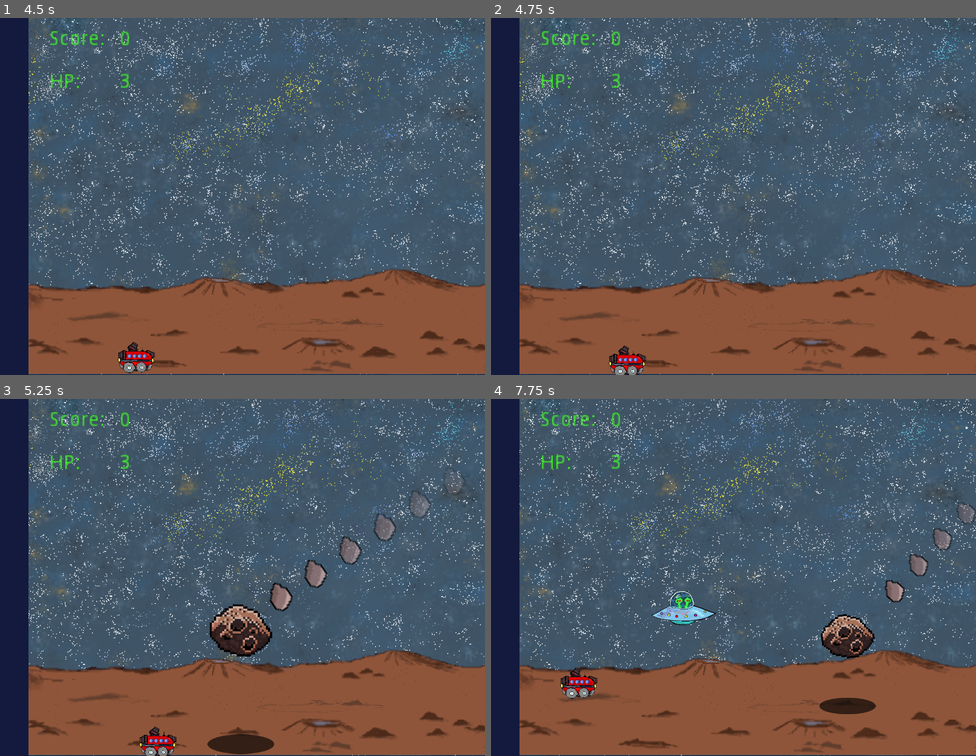
Above: before the commit, frames 1-4 (two rows, left to right).
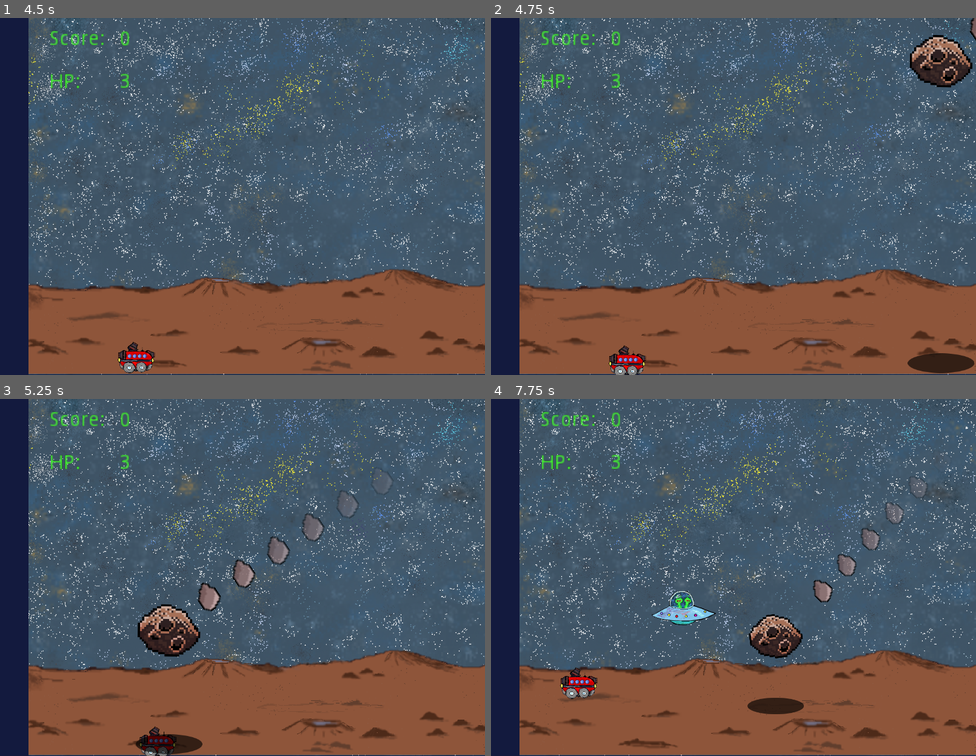
Above: after the commit, the same moments.

Repository: 13hnguyen/EchoWorld
Game: Godot game, scene res://Menus/MainMenu.tscn
Two runs of this game, one before a commit and one after it. Both use one fixed random seed, a clock stepped at 60 frames per second and the inputs below.
Inputs (mouse positions are in pixels of both pictures, inside the frame that each line leads up to):
- Up to frame 1 (4.5 s): click "NEW GAME" at 0.5 s; click (257, 150) at 1.27 s; type "Alex" at 1.35 s; click "NEW GAME" at 2 s; click "OK" at 2.75 s; hold D (move_right) 3.53-4.28 s; hold S (move_down) from 4.28 s (still down)
- Up to frame 2 (4.75 s): keep holding S (move_down)
- Up to frame 3 (5.25 s): release S (move_down) at 5.03 s; hold D (move_right) from 5.03 s (still down)
- Up to frame 4 (7.75 s): release D (move_right) at 5.78 s; hold W (move_up) 5.78-6.53 s; hold Left (move_left) from 6.53 s (still down)

Frame 1 is identical in both runs. In frame 2, 2.0% of the frame differs, in the area x 85-100%, y 0-100%; in frame 3, 6.3%, in the area x 28-96%, y 20-100%; in frame 4, 4.3%.

Commit message:
Add explosion animation for asteroids

Diff:
--- a/Final_Project/Asteroid/Asteroid.gd
+++ b/Final_Project/Asteroid/Asteroid.gd
@@ -40,8 +40,6 @@
   # Only shadows should interact with
   if is_a_parent_of(body) :
 
-    # TODO: spawn some type of node that animates an explosion that can
-    #             destroy the player and reset it
     var Impact = preload("res://Asteroid/AsteroidExplosion.tscn").instance()
     get_parent().add_child(Impact)
     Impact.global_position = $Shadow.global_position
--- a/Final_Project/Asteroid/AsteroidExplosion.gd
+++ b/Final_Project/Asteroid/AsteroidExplosion.gd
@@ -5,18 +5,18 @@
 # var a = 2
 # var b = "text"
 
-var DeathAlpha = 0.1
+var DeathAlpha = 0.2
 
 # Called when the node enters the scene tree for the first time.
 func _ready():
-  pass # Replace with function body.
+  $Explosion.play()
 
 
 # Called every frame. 'delta' is the elapsed time since the previous frame.
 func _process(_delta):
 
-  var Mod = lerp(get_modulate(), Color(1,1,1,0), 0.08)
-  set_modulate(Mod)
+  var Mod = lerp($Sprite.get_modulate(), Color(1,1,1,0), 0.08)
+  $Sprite.set_modulate(Mod)
 
   # free the collision shape and player detector, no need to hit player more than once
   if Mod.a <= 0.5 and Mod.a >= DeathAlpha:
--- a/Final_Project/Asteroid/AsteroidExplosion.tscn
+++ b/Final_Project/Asteroid/AsteroidExplosion.tscn
@@ -1,7 +1,12 @@
-[gd_scene load_steps=6 format=2]
+[gd_scene load_steps=12 format=2]
 
 [ext_resource path="res://Art/Asteroid Impact.png" type="Texture" id=1]
 [ext_resource path="res://Asteroid/AsteroidExplosion.gd" type="Script" id=2]
+[ext_resource path="res://Art/Explosion/explosion5.png" type="Texture" id=3]
+[ext_resource path="res://Art/Explosion/explosion2.png" type="Texture" id=4]
+[ext_resource path="res://Art/Explosion/explosion3.png" type="Texture" id=5]
+[ext_resource path="res://Art/Explosion/explosion1.png" type="Texture" id=6]
+[ext_resource path="res://Art/Explosion/explosion4.png" type="Texture" id=7]
 
 [sub_resource type="Gradient" id=1]
 offsets = PoolRealArray( 0, 0.98773, 1 )
@@ -11,6 +16,14 @@
 gradient = SubResource( 1 )
 
 [sub_resource type="CircleShape2D" id=3]
+
+[sub_resource type="SpriteFrames" id=4]
+animations = [ {
+"frames": [ ExtResource( 6 ), ExtResource( 4 ), ExtResource( 5 ), ExtResource( 7 ), ExtResource( 3 ) ],
+"loop": false,
+"name": "default",
+"speed": 40.0
+} ]
 
 [node name="Explosion" type="KinematicBody2D"]
 collision_layer = 4
@@ -23,8 +36,8 @@
 normal_map = SubResource( 2 )
 
 [node name="CollisionShape2D" type="CollisionShape2D" parent="."]
-position = Vector2( 0.75, 3 )
-scale = Vector2( 5, 1.5 )
+position = Vector2( 0.75, -7.274 )
+scale = Vector2( 5, 3 )
 shape = SubResource( 3 )
 
 [node name="PlayerDetector" type="Area2D" parent="."]
@@ -34,4 +47,8 @@
 scale = Vector2( 5, 1.5 )
 shape = SubResource( 3 )
 
+[node name="Explosion" type="AnimatedSprite" parent="."]
+position = Vector2( 0, -34.189 )
+frames = SubResource( 4 )
+
 [connection signal="body_entered" from="PlayerDetector" to="." method="_on_PlayerDetector_body_entered"]
--- a/Final_Project/Bullet/Bullet.gd
+++ b/Final_Project/Bullet/Bullet.gd
@@ -18,6 +18,12 @@
   elif body.is_in_group("asteroid") :
     newScore = newScore + 10
     ScoreLabel.text = str(newScore)
+    # spawn explosion in air
+    var Impact = preload("res://Asteroid/AsteroidExplosion.tscn").instance()
+    body.get_parent().add_child(Impact)
+    Impact.global_position = body.global_position
+    Impact.set_scale(body.get_scale())
+
     body.queue_free()
     print( "Asteroid got hit by bullet" )
   elif body.is_in_group("rock") :
--- a/Final_Project/Level/Level.gd
+++ b/Final_Project/Level/Level.gd
@@ -22,7 +22,7 @@
   # Start the asteroid generation
   AsteroidGen = AsteroidGenInstance.instance()
   add_child(AsteroidGen)
-  AsteroidGen.position = Vector2(1500, -100)
+  AsteroidGen.position = Vector2(1300, -100)
 
   AsteroidGenPlayerDistance = AsteroidGen.position.x - $Player.position.x
 
Binary file added: Final_Project/Art/Explosion/explosion1.png
Not shown, added: Final_Project/Art/Explosion/explosion1.png.import
Binary file added: Final_Project/Art/Explosion/explosion2.png
Not shown, added: Final_Project/Art/Explosion/explosion2.png.import
Binary file added: Final_Project/Art/Explosion/explosion3.png
Not shown, added: Final_Project/Art/Explosion/explosion3.png.import
Binary file added: Final_Project/Art/Explosion/explosion4.png
Not shown, added: Final_Project/Art/Explosion/explosion4.png.import
Binary file added: Final_Project/Art/Explosion/explosion5.png
Not shown, added: Final_Project/Art/Explosion/explosion5.png.import
